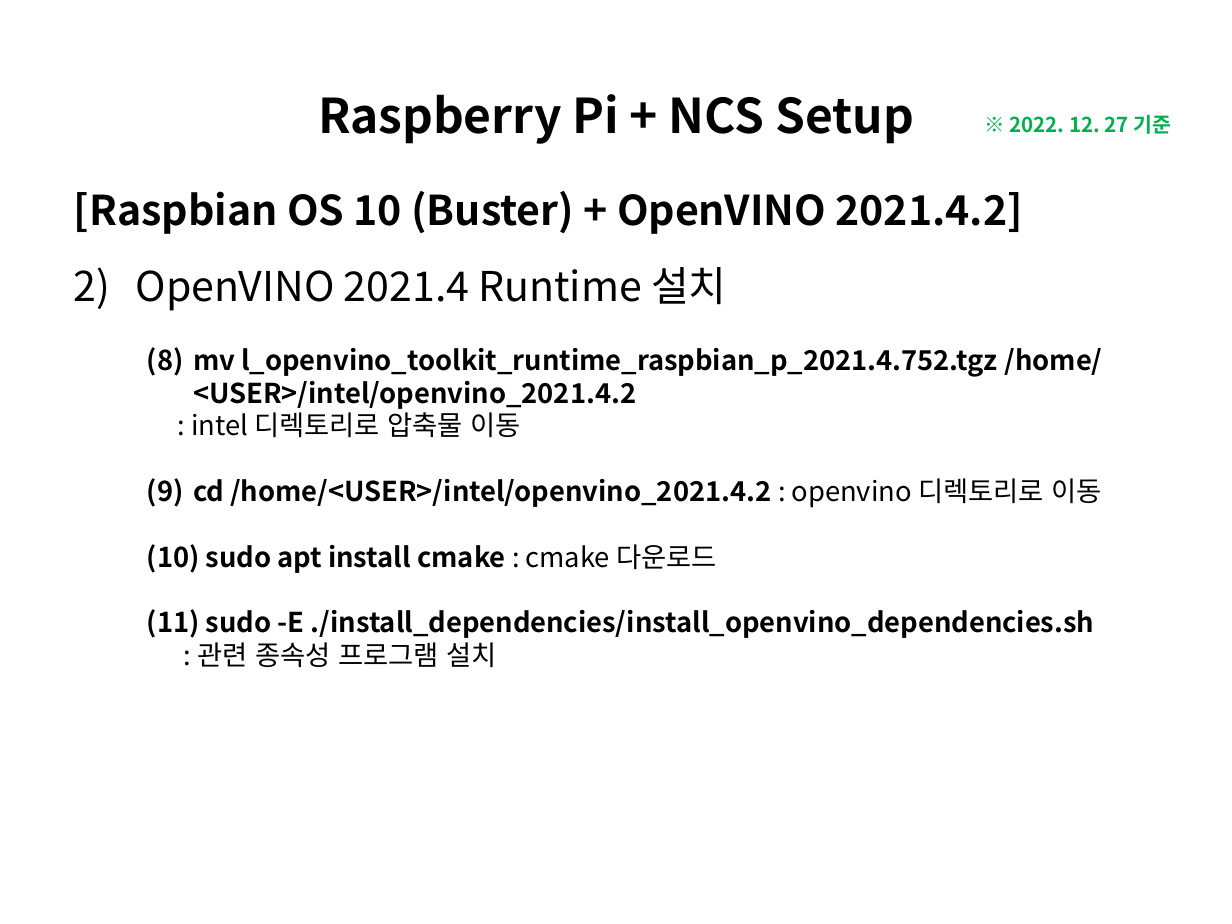
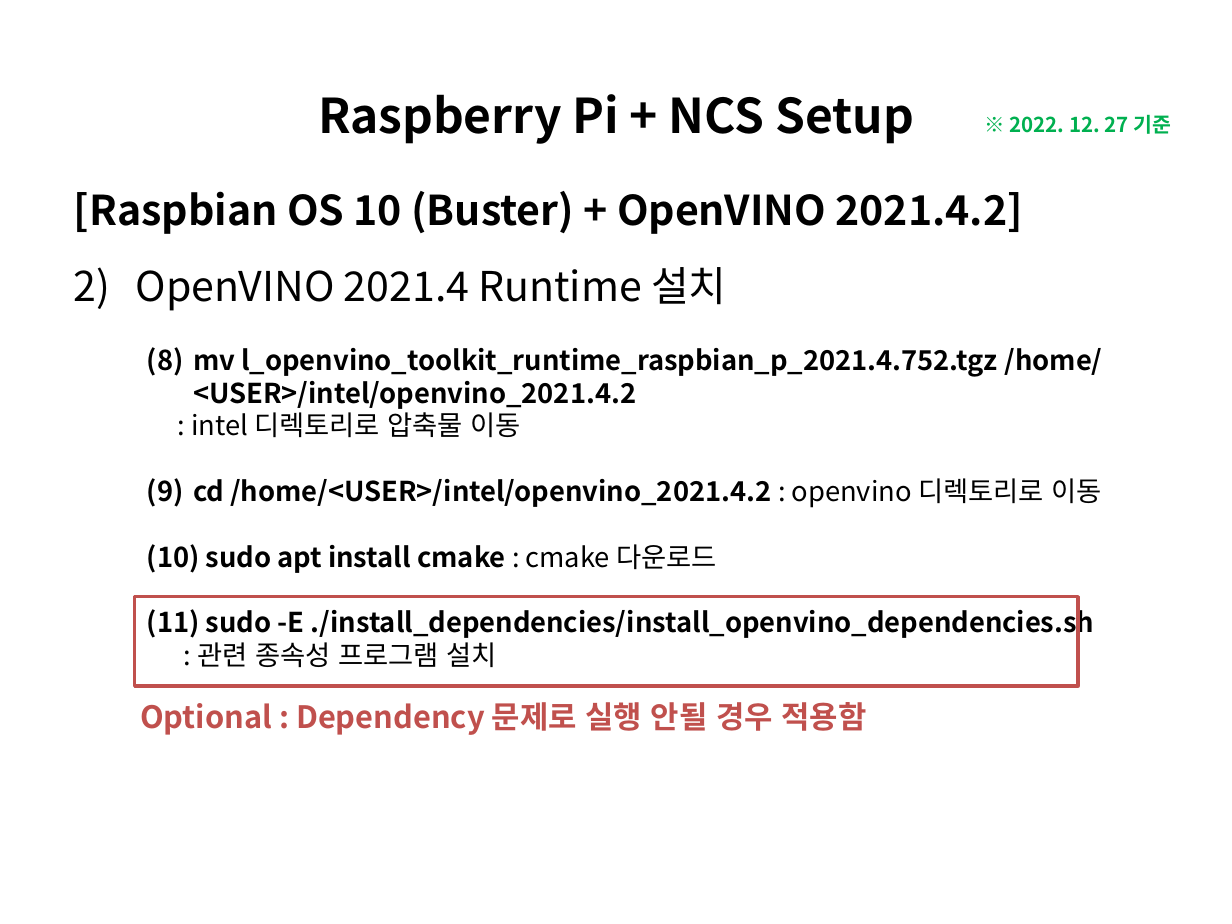
Before and after one commit to luwis93choi/Lecture-Materials-, a slide deck: slide 8 of Raspberry Pi + NCS Setup.pptx. Drawn at 1232x924 pixels with LibreOffice and Linux fonts; fonts in the diff are those of the drawing. Boxes give left, top, right and bottom in pixels: in the first picture for what was removed or moved away, otherwise in the second. Text is boxed around its words. In the diff, an @@ line names an element or a change of style, - is before the commit and + after.

Commit message:
Edits for handling dependency installation

```diff
--- a/Raspberry Pi + NCS Setup.pptx
+++ b/Raspberry Pi + NCS Setup.pptx
@@ rectangle added at box(134, 596, 1078, 686), outline #C0504D 2 pt @@
@@ text added at box(140, 702, 866, 735), 18 pt, text #C0504D, bold @@
+Optional : Dependency 문제로 실행 안될 경우 적용함
```
